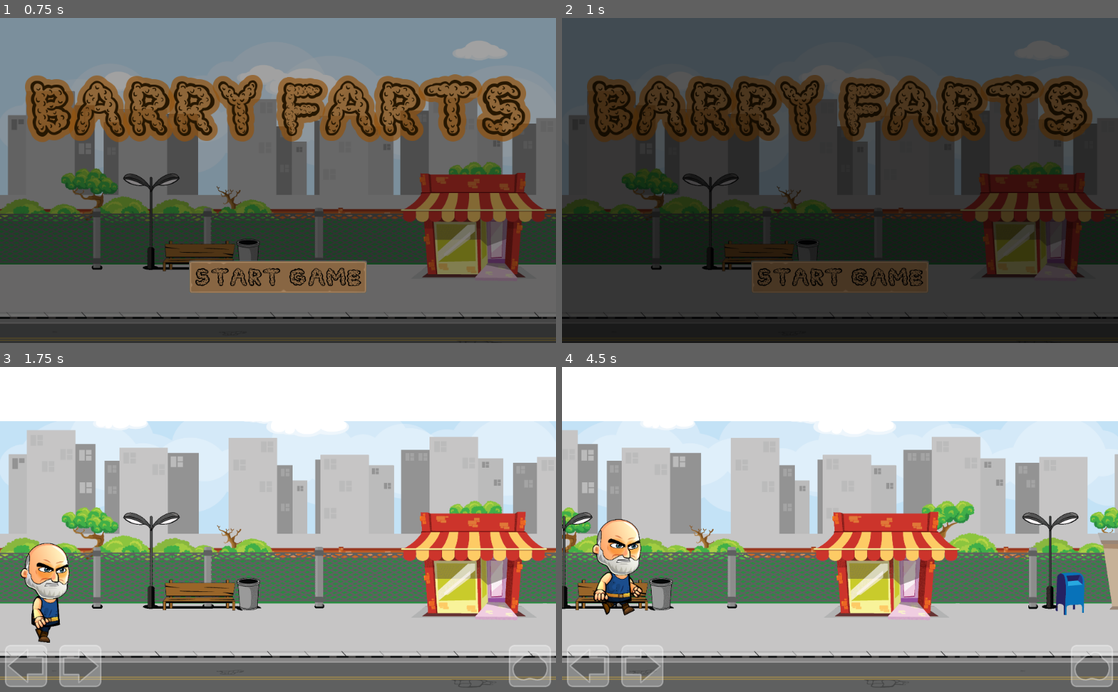
Above: before the commit, frames 1-4 (two rows, left to right).
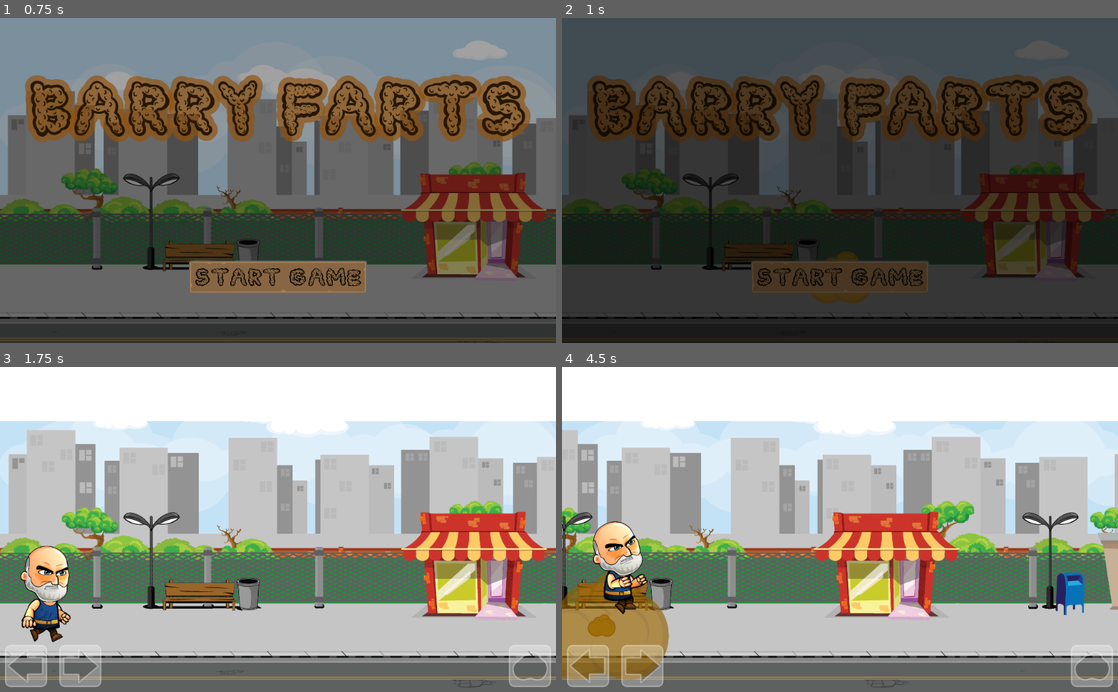
Above: after the commit, the same moments.

Repository: zapscribbles/barry-farts
Game: Godot game, scene res://scenes/MainMenu.tscn
Two runs of this game, one before a commit and one after it. Both use one fixed random seed, a clock stepped at 60 frames per second and the inputs below.
Inputs (mouse positions are in pixels of both pictures, inside the frame that each line leads up to):
- Up to frame 1 (0.75 s): click "Start Game" at 0.5 s
- Up to frame 2 (1 s): no input
- Up to frame 3 (1.75 s): click "Start Game" at 1.25 s
- Up to frame 4 (4.5 s): click (589, 666) at 2 s; click (639, 666) at 2.75 s; click (1090, 666) at 3.5 s; move the mouse to (962, 513) at 4.27 s; hold Right (move_right) from 4.28 s (still down); hold Space (jump) from 4.28 s (still down); click (962, 513) at 4.42 s

Frame 1 is identical in both runs. In frame 2, 0.3% of the frame differs, in the area x 44-56%, y 71-88%; in frame 3, 1.4%; in frame 4, 6.0%, in the area x 0-20%, y 46-97%.
Error before the commit: Invalid call to function 'is_action' in base 'InputEventKey'. Expected 1 arguments.

Commit message:
Sounds and fart effects

Diff:
--- /dev/null
+++ b/Project/farting_animation.tres
@@ -0,0 +1,45 @@
+[gd_resource type="Animation" format=2]
+
+[resource]
+resource_name = "farting"
+length = 1.5
+tracks/0/type = "value"
+tracks/0/path = NodePath("Fart:scale")
+tracks/0/interp = 1
+tracks/0/loop_wrap = true
+tracks/0/imported = false
+tracks/0/enabled = true
+tracks/0/keys = {
+"times": PoolRealArray( 0, 1.5 ),
+"transitions": PoolRealArray( 1, 1 ),
+"update": 0,
+"values": [ Vector2( 0.1, 0.1 ), Vector2( 1, 1 ) ]
+}
+tracks/1/type = "method"
+tracks/1/path = NodePath("Fart")
+tracks/1/interp = 1
+tracks/1/loop_wrap = true
+tracks/1/imported = false
+tracks/1/enabled = true
+tracks/1/keys = {
+"times": PoolRealArray( 1 ),
+"transitions": PoolRealArray( 1 ),
+"values": [ {
+"args": [ "fart_dying", false ],
+"method": "play"
+} ]
+}
+tracks/2/type = "method"
+tracks/2/path = NodePath("Fart")
+tracks/2/interp = 1
+tracks/2/loop_wrap = true
+tracks/2/imported = false
+tracks/2/enabled = false
+tracks/2/keys = {
+"times": PoolRealArray( 1.5 ),
+"transitions": PoolRealArray( 1 ),
+"values": [ {
+"args": [  ],
+"method": "queue_free"
+} ]
+}
--- /dev/null
+++ b/Project/farting_frames.tres
@@ -0,0 +1,23 @@
+[gd_resource type="SpriteFrames" load_steps=9 format=2]
+
+[ext_resource path="res://assets/sprites/player/fart_cloud/fart_cloud.png" type="Texture" id=1]
+[ext_resource path="res://assets/sprites/player/fart_cloud/fart_cloud_dying-6c8e3025-410a-4518-a920-a1769394b7a9.png" type="Texture" id=2]
+[ext_resource path="res://assets/sprites/player/fart_cloud/fart_cloud_dying-9d6eab05-751e-4b52-9774-8daf99e6fee3.png" type="Texture" id=3]
+[ext_resource path="res://assets/sprites/player/fart_cloud/fart_cloud_dying-57e724f2-ec4d-4a18-875c-dbe7bbb7f0ae.png" type="Texture" id=4]
+[ext_resource path="res://assets/sprites/player/fart_cloud/fart_cloud_dying-70de6047-5973-4af0-9222-c10b8ad7486c.png" type="Texture" id=5]
+[ext_resource path="res://assets/sprites/player/fart_cloud/fart_cloud_dying-21950439-d0d0-4ac6-952f-dfcadb7ddd40.png" type="Texture" id=6]
+[ext_resource path="res://assets/sprites/player/fart_cloud/fart_cloud_dying-b8d3dadb-4c27-40e2-b574-d1539ec11d8b.png" type="Texture" id=7]
+[ext_resource path="res://assets/sprites/player/fart_cloud/fart_cloud_dying-dbacdbfe-e9d7-44f1-9284-00c0fb6835ab.png" type="Texture" id=8]
+
+[resource]
+animations = [ {
+"frames": [ ExtResource( 1 ) ],
+"loop": true,
+"name": "farting",
+"speed": 5.0
+}, {
+"frames": [ ExtResource( 6 ), ExtResource( 2 ), ExtResource( 7 ), ExtResource( 5 ), ExtResource( 4 ), ExtResource( 3 ), ExtResource( 8 ) ],
+"loop": false,
+"name": "fart_dying",
+"speed": 14.0
+} ]
--- /dev/null
+++ b/Project/scenes/Fart.tscn
@@ -0,0 +1,34 @@
+[gd_scene load_steps=10 format=2]
+
+[ext_resource path="res://assets/sprites/player/fart_cloud/fart_cloud.png" type="Texture" id=1]
+[ext_resource path="res://assets/sprites/player/fart_cloud/fart_cloud_dying-6c8e3025-410a-4518-a920-a1769394b7a9.png" type="Texture" id=2]
+[ext_resource path="res://assets/sprites/player/fart_cloud/fart_cloud_dying-9d6eab05-751e-4b52-9774-8daf99e6fee3.png" type="Texture" id=3]
+[ext_resource path="res://assets/sprites/player/fart_cloud/fart_cloud_dying-57e724f2-ec4d-4a18-875c-dbe7bbb7f0ae.png" type="Texture" id=4]
+[ext_resource path="res://assets/sprites/player/fart_cloud/fart_cloud_dying-70de6047-5973-4af0-9222-c10b8ad7486c.png" type="Texture" id=5]
+[ext_resource path="res://assets/sprites/player/fart_cloud/fart_cloud_dying-b8d3dadb-4c27-40e2-b574-d1539ec11d8b.png" type="Texture" id=7]
+[ext_resource path="res://assets/sprites/player/fart_cloud/fart_cloud_dying-dbacdbfe-e9d7-44f1-9284-00c0fb6835ab.png" type="Texture" id=8]
+[ext_resource path="res://scripts/Fart.gd" type="Script" id=9]
+
+[sub_resource type="SpriteFrames" id=8]
+animations = [ {
+"frames": [ ExtResource( 1 ) ],
+"loop": true,
+"name": "farting",
+"speed": 5.0
+}, {
+"frames": [ ExtResource( 2 ), ExtResource( 7 ), ExtResource( 5 ), ExtResource( 4 ), ExtResource( 3 ), ExtResource( 8 ) ],
+"loop": false,
+"name": "fart_dying",
+"speed": 14.0
+} ]
+
+[node name="Fart" type="AnimatedSprite"]
+modulate = Color( 1, 1, 1, 0.635294 )
+show_behind_parent = true
+scale = Vector2( 1e-05, 1e-05 )
+frames = SubResource( 8 )
+animation = "farting"
+playing = true
+script = ExtResource( 9 )
+
+[connection signal="animation_finished" from="." to="." method="_on_Fart_animation_finished"]
--- /dev/null
+++ b/Project/scenes/FartSounds.tscn
@@ -0,0 +1,44 @@
+[gd_scene load_steps=11 format=2]
+
+[ext_resource path="res://assets/audio/fart7.wav" type="AudioStream" id=1]
+[ext_resource path="res://assets/audio/fart2.wav" type="AudioStream" id=2]
+[ext_resource path="res://assets/audio/fart3.wav" type="AudioStream" id=3]
+[ext_resource path="res://assets/audio/fart4.wav" type="AudioStream" id=4]
+[ext_resource path="res://assets/audio/fart1.wav" type="AudioStream" id=5]
+[ext_resource path="res://assets/audio/fart5.wav" type="AudioStream" id=6]
+[ext_resource path="res://assets/audio/fart9.wav" type="AudioStream" id=7]
+[ext_resource path="res://assets/audio/fart10.wav" type="AudioStream" id=8]
+[ext_resource path="res://assets/audio/fart8.wav" type="AudioStream" id=9]
+[ext_resource path="res://assets/audio/fart6.wav" type="AudioStream" id=10]
+
+[node name="FartSounds" type="Node"]
+
+[node name="Fart1" type="AudioStreamPlayer" parent="."]
+stream = ExtResource( 5 )
+
+[node name="Fart2" type="AudioStreamPlayer" parent="."]
+stream = ExtResource( 2 )
+
+[node name="Fart3" type="AudioStreamPlayer" parent="."]
+stream = ExtResource( 3 )
+
+[node name="Fart4" type="AudioStreamPlayer" parent="."]
+stream = ExtResource( 4 )
+
+[node name="Fart5" type="AudioStreamPlayer" parent="."]
+stream = ExtResource( 6 )
+
+[node name="Fart6" type="AudioStreamPlayer" parent="."]
+stream = ExtResource( 10 )
+
+[node name="Fart7" type="AudioStreamPlayer" parent="."]
+stream = ExtResource( 1 )
+
+[node name="Fart8" type="AudioStreamPlayer" parent="."]
+stream = ExtResource( 9 )
+
+[node name="Fart9" type="AudioStreamPlayer" parent="."]
+stream = ExtResource( 7 )
+
+[node name="Fart10" type="AudioStreamPlayer" parent="."]
+stream = ExtResource( 8 )
--- a/Project/scenes/MainMenu.tscn
+++ b/Project/scenes/MainMenu.tscn
@@ -9,6 +9,8 @@
 [ext_resource path="res://scripts/MainMenu.gd" type="Script" id=7]
 [ext_resource path="res://assets/sprites/bg/bg_trees.png" type="Texture" id=8]
 [ext_resource path="res://assets/sprites/bg/bg_road.png" type="Texture" id=9]
+[ext_resource path="res://assets/audio/Danse Macabre - Light Dance.ogg" type="AudioStream" id=10]
+[ext_resource path="res://scenes/FartSounds.tscn" type="PackedScene" id=11]
 
 [sub_resource type="DynamicFont" id=1]
 size = 150
@@ -46,6 +48,8 @@
 [node name="MainMenu" type="Control"]
 anchor_right = 1.0
 anchor_bottom = 1.0
+mouse_filter = 1
+mouse_default_cursor_shape = 3
 script = ExtResource( 7 )
 
 [node name="VSplitContainer" type="VSplitContainer" parent="."]
@@ -170,5 +174,12 @@
 "_editor_description_": ""
 }
 
+[node name="BGMusic" type="AudioStreamPlayer" parent="."]
+stream = ExtResource( 10 )
+volume_db = -11.526
+autoplay = true
+
+[node name="FartSounds" parent="." instance=ExtResource( 11 )]
+
 [connection signal="pressed" from="VSplitContainer/Buttons/GridContainer/ButtonStartGame" to="." method="_on_ButtonStartGame_pressed"]
 [connection signal="animation_finished" from="AnimationPlayer" to="." method="_on_AnimationPlayer_animation_finished"]
--- a/Project/scenes/PlayGame.tscn
+++ b/Project/scenes/PlayGame.tscn
@@ -1,71 +1,36 @@
-[gd_scene load_steps=29 format=2]
+[gd_scene load_steps=38 format=2]
 
 [ext_resource path="res://assets/sprites/bg/bg_clouds.png" type="Texture" id=1]
 [ext_resource path="res://assets/sprites/bg/bg_trees.png" type="Texture" id=2]
 [ext_resource path="res://assets/sprites/bg/bg_cityscape.png" type="Texture" id=3]
 [ext_resource path="res://assets/sprites/bg/bg_buildings.png" type="Texture" id=4]
 [ext_resource path="res://assets/sprites/bg/bg_road.png" type="Texture" id=5]
-[ext_resource path="res://assets/sprites/player/walking-7a99c9b5-7058-4f30-bf29-117f145e2ab4.png" type="Texture" id=6]
-[ext_resource path="res://assets/sprites/player/walking-94e2aa7f-2e2d-4c13-b9d5-29dbefae2a17.png" type="Texture" id=7]
-[ext_resource path="res://assets/sprites/player/walking-326f3e35-017f-485e-b6e1-3f3f24027b51.png" type="Texture" id=8]
-[ext_resource path="res://assets/sprites/player/walking-458af4e6-9376-416f-b96c-9579856055d6.png" type="Texture" id=9]
-[ext_resource path="res://assets/sprites/player/walking-2739282d-1e57-4100-aaa9-674872d98f82.png" type="Texture" id=10]
-[ext_resource path="res://assets/sprites/player/walking-08717539-f06c-4eb9-aa1a-b83a5c8e170c.png" type="Texture" id=11]
-[ext_resource path="res://assets/sprites/player/walking-c5bbc82d-9c1c-4b72-b7d2-c876f5bf7ca8.png" type="Texture" id=12]
-[ext_resource path="res://assets/sprites/player/walking-f39732bd-d68a-491b-a7d6-02cf3de87b4d.png" type="Texture" id=13]
-[ext_resource path="res://assets/sprites/player/walking-300d73d8-c60b-4304-aee7-fe8e60636ad2.png" type="Texture" id=14]
-[ext_resource path="res://assets/sprites/player/walking-2a2a5d5b-0695-43b9-a23c-fc54ea86e5ea.png" type="Texture" id=15]
+[ext_resource path="res://assets/sprites/player/walking/walking-7a99c9b5-7058-4f30-bf29-117f145e2ab4.png" type="Texture" id=6]
+[ext_resource path="res://assets/sprites/player/walking/walking-94e2aa7f-2e2d-4c13-b9d5-29dbefae2a17.png" type="Texture" id=7]
+[ext_resource path="res://assets/sprites/player/walking/walking-326f3e35-017f-485e-b6e1-3f3f24027b51.png" type="Texture" id=8]
+[ext_resource path="res://assets/sprites/player/walking/walking-458af4e6-9376-416f-b96c-9579856055d6.png" type="Texture" id=9]
+[ext_resource path="res://assets/sprites/player/walking/walking-2739282d-1e57-4100-aaa9-674872d98f82.png" type="Texture" id=10]
+[ext_resource path="res://assets/sprites/player/walking/walking-08717539-f06c-4eb9-aa1a-b83a5c8e170c.png" type="Texture" id=11]
+[ext_resource path="res://assets/sprites/player/walking/walking-c5bbc82d-9c1c-4b72-b7d2-c876f5bf7ca8.png" type="Texture" id=12]
+[ext_resource path="res://assets/sprites/player/walking/walking-f39732bd-d68a-491b-a7d6-02cf3de87b4d.png" type="Texture" id=13]
+[ext_resource path="res://assets/sprites/player/walking/walking-300d73d8-c60b-4304-aee7-fe8e60636ad2.png" type="Texture" id=14]
+[ext_resource path="res://assets/sprites/player/walking/walking-2a2a5d5b-0695-43b9-a23c-fc54ea86e5ea.png" type="Texture" id=15]
 [ext_resource path="res://scripts/GameBackground.gd" type="Script" id=16]
 [ext_resource path="res://assets/sprites/ui/left_button.png" type="Texture" id=17]
 [ext_resource path="res://hud_theme.tres" type="Theme" id=18]
 [ext_resource path="res://assets/sprites/ui/fart_button.png" type="Texture" id=19]
 [ext_resource path="res://assets/sprites/ui/right_button.png" type="Texture" id=20]
 [ext_resource path="res://scripts/Player.gd" type="Script" id=21]
-
-[sub_resource type="GDScript" id=2]
-script/source = "extends Node2D
-
-# Called when the node enters the scene tree for the first time.
-func _ready():
-	pass # Replace with function body.
-
-# Handle keyboard input for testing on a computer
-# Could also use this to handle joystick/gamepad input
-func _unhandled_input(event):
-	if event.is_action_pressed(\"jump\"):
-		$Player.start_jump()
-	elif event.is_action_released(\"jump\"):
-		$Player.end_jump()
-	elif event.is_action_pressed(\"move_right\"):
-		$Player.start_move_forward()
-	elif event.is_action_released(\"move_right\"):
-		$Player.end_move_forward()
-	elif event.is_action_pressed(\"move_left\"):
-		$Player.start_move_backward()
-	elif event.is_action_released(\"move_left\"):
-		$Player.end_move_backward()
-	event.is_action()
-
-# Handle touch/click input from onscreen buttons
-func _on_Jump_button_down():
-	$Player.start_jump()
-
-func _on_Jump_button_up():
-	$Player.end_jump()
-
-func _on_MoveForwards_button_down():
-	$Player.start_move_forward()
-
-func _on_MoveForwards_button_up():
-	$Player.end_move_forward()
-
-func _on_MoveBackwards_button_down():
-	$Player.start_move_backward()
-
-func _on_MoveBackwards_button_up():
-	$Player.end_move_backward()
-
-"
+[ext_resource path="res://scripts/PlayGame.gd" type="Script" id=22]
+[ext_resource path="res://assets/sprites/player/farting/farting-7fe1eee1-394d-4215-be24-eb6d978f61b9.png" type="Texture" id=23]
+[ext_resource path="res://assets/sprites/player/farting/farting-52ba9b57-a23b-4d42-93fa-0c95f508502e.png" type="Texture" id=24]
+[ext_resource path="res://assets/sprites/player/farting/farting-96c84307-1473-4c12-b033-0188872208e8.png" type="Texture" id=25]
+[ext_resource path="res://assets/sprites/player/farting/farting-a27015b0-40ec-4a9a-8bd9-ccbd64cc4743.png" type="Texture" id=26]
+[ext_resource path="res://assets/sprites/player/farting/farting-10b0d9a1-116f-49f7-8b9e-a46e7df63974.png" type="Texture" id=27]
+[ext_resource path="res://assets/sprites/player/standing.png" type="Texture" id=28]
+[ext_resource path="res://assets/sprites/player/farting/farting-e26eb688-3778-414e-911a-64b0280b154e.png" type="Texture" id=29]
+[ext_resource path="res://assets/audio/Danse Macabre Trimmed.ogg" type="AudioStream" id=30]
+[ext_resource path="res://scenes/FartSounds.tscn" type="PackedScene" id=31]
 
 [sub_resource type="RectangleShape2D" id=5]
 extents = Vector2( 512, 8 )
@@ -81,17 +46,27 @@
 
 [sub_resource type="SpriteFrames" id=1]
 animations = [ {
+"frames": [ ExtResource( 28 ) ],
+"loop": true,
+"name": "standing",
+"speed": 5.0
+}, {
 "frames": [ ExtResource( 11 ), ExtResource( 7 ), ExtResource( 12 ), ExtResource( 9 ), ExtResource( 6 ), ExtResource( 15 ), ExtResource( 8 ), ExtResource( 14 ), ExtResource( 13 ), ExtResource( 10 ) ],
 "loop": true,
 "name": "walking",
 "speed": 10.0
+}, {
+"frames": [ ExtResource( 25 ), ExtResource( 29 ), ExtResource( 26 ), ExtResource( 23 ), ExtResource( 24 ), ExtResource( 27 ) ],
+"loop": false,
+"name": "farting",
+"speed": 20.0
 } ]
 
 [sub_resource type="RectangleShape2D" id=4]
 extents = Vector2( 46.5, 92 )
 
 [node name="PlayGame" type="Node2D"]
-script = SubResource( 2 )
+script = ExtResource( 22 )
 
 [node name="Background" type="ParallaxBackground" parent="."]
 script = ExtResource( 16 )
@@ -229,16 +204,13 @@
 shape = SubResource( 5 )
 
 [node name="Floor" type="CollisionShape2D" parent="PhysicsBoundaries"]
-visible = false
 shape = SubResource( 3 )
 
 [node name="LeftBoundary" type="CollisionShape2D" parent="PhysicsBoundaries"]
-visible = false
 position = Vector2( -502, -250 )
 shape = SubResource( 6 )
 
 [node name="RightBoundary" type="CollisionShape2D" parent="PhysicsBoundaries"]
-visible = false
 position = Vector2( 502, -250 )
 shape = SubResource( 6 )
 
@@ -247,6 +219,8 @@
 mode = 2
 mass = 0.5
 physics_material_override = SubResource( 7 )
+contacts_reported = 1
+contact_monitor = true
 can_sleep = false
 script = ExtResource( 21 )
 
@@ -254,11 +228,25 @@
 scale = Vector2( 0.730769, 0.730769 )
 frames = SubResource( 1 )
 animation = "walking"
-frame = 9
+frame = 7
 playing = true
 
 [node name="CollisionShape2D" type="CollisionShape2D" parent="Player"]
 shape = SubResource( 4 )
+
+[node name="Bum" type="Position2D" parent="Player"]
+position = Vector2( -10, 59 )
+
+[node name="FartTimer" type="Timer" parent="."]
+wait_time = 0.4
+one_shot = true
+
+[node name="BGMusic" type="AudioStreamPlayer" parent="."]
+stream = ExtResource( 30 )
+volume_db = -16.168
+autoplay = true
+
+[node name="FartSounds" parent="." instance=ExtResource( 31 )]
 
 [connection signal="button_down" from="HUD/BottomHalf/MoveBackwards" to="." method="_on_MoveBackwards_button_down"]
 [connection signal="button_up" from="HUD/BottomHalf/MoveBackwards" to="." method="_on_MoveBackwards_button_up"]
@@ -266,3 +254,6 @@
 [connection signal="button_up" from="HUD/BottomHalf/MoveForwards" to="." method="_on_MoveForwards_button_up"]
 [connection signal="button_down" from="HUD/BottomHalf/Jump" to="." method="_on_Jump_button_down"]
 [connection signal="button_up" from="HUD/BottomHalf/Jump" to="." method="_on_Jump_button_up"]
+[connection signal="body_entered" from="Player" to="Player" method="_on_Player_body_entered"]
+[connection signal="body_shape_entered" from="Player" to="Player" method="_on_Player_body_shape_entered"]
+[connection signal="timeout" from="FartTimer" to="." method="_on_FartTimer_timeout"]
--- /dev/null
+++ b/Project/scripts/Fart.gd
@@ -0,0 +1,27 @@
+extends AnimatedSprite
+
+export var max_scale: float = 0.5
+
+signal current_animation_finished(anim_name)
+var growing = true
+
+# Called when the node enters the scene tree for the first time.
+func _ready():
+	connect("animation_finished", self, "_on_animation_finished")
+	connect("current_animation_finished", self, "_on_current_animation_finished")
+
+func _process(delta):
+	if growing:
+		scale += Vector2(max_scale*delta, max_scale*delta)
+	else:
+		play("fart_dying")
+	if scale >= Vector2(max_scale, max_scale):
+		growing = false
+
+func _on_Fart_animation_finished():
+	emit_signal("current_animation_finished", animation)
+
+func _on_current_animation_finished(anim_name: String):
+#    print("Finished animation: ", anim_name)
+	if anim_name == "fart_dying":
+		queue_free()
--- a/Project/scripts/MainMenu.gd
+++ b/Project/scripts/MainMenu.gd
@@ -1,4 +1,6 @@
 extends Control
+
+var fartScene = preload("res://scenes/Fart.tscn")
 
 # Called when the node enters the scene tree for the first time.
 func _ready():
@@ -7,7 +9,20 @@
 func _on_ButtonStartGame_pressed():
 	$AnimationPlayer.play("fade_out")
 
-
 func _on_AnimationPlayer_animation_finished(anim_name):
 	if anim_name == "fade_out":
 		get_tree().change_scene("res://scenes/PlayGame.tscn")
+
+func fart(pos):
+	var fartNode = fartScene.instance()
+	fartNode.position = pos
+	add_child(fartNode)
+	var totalFartsAvailable = $FartSounds.get_children().size()
+	randomize()
+	var chosenFart = str((randi() % totalFartsAvailable) + 1)
+	print("playing fart "+chosenFart)
+	get_node("FartSounds/Fart"+chosenFart).play()
+
+func _input(event: InputEvent):
+	if event is InputEventMouseButton && event.is_pressed():
+		fart(event.position)
--- /dev/null
+++ b/Project/scripts/PlayGame.gd
@@ -0,0 +1,66 @@
+extends Node2D
+
+var farting = false
+var fartScene = preload("res://scenes/Fart.tscn")
+
+# Called when the node enters the scene tree for the first time.
+func _ready():
+	pass
+
+func fart():
+	var fartNode = fartScene.instance()
+	fartNode.position = $Player.get_bum_pos()
+	add_child(fartNode)
+	$FartTimer.start()
+	var totalFartsAvailable = $FartSounds.get_children().size()
+	randomize()
+	var chosenFart = str((randi() % totalFartsAvailable) + 1)
+	print("playing fart "+chosenFart)
+	get_node("FartSounds/Fart"+chosenFart).play()
+
+func _on_FartTimer_timeout():
+	if farting:
+		fart()
+
+# Handle keyboard input for testing on a computer
+# Could also use this to handle joystick/gamepad input
+func _unhandled_input(event):
+	if event.is_action_pressed("jump"):
+		$Player.jump()
+		farting = true
+		fart()
+	elif event.is_action_released("jump"):
+		$Player.end_jump()
+		farting = false
+		$FartTimer.stop()
+	elif event.is_action_pressed("move_right"):
+		$Player.move_forward()
+	elif event.is_action_released("move_right"):
+		$Player.end_move_forward()
+	elif event.is_action_pressed("move_left"):
+		$Player.move_backward()
+	elif event.is_action_released("move_left"):
+		$Player.end_move_backward()
+
+# Handle touch/click input from onscreen buttons
+func _on_Jump_button_down():
+	$Player.jump()
+	farting = true
+	fart()
+
+func _on_Jump_button_up():
+	$Player.end_jump()
+	farting = false
+	$FartTimer.stop()
+
+func _on_MoveForwards_button_down():
+	$Player.move_forward()
+
+func _on_MoveForwards_button_up():
+	$Player.end_move_forward()
+
+func _on_MoveBackwards_button_down():
+	$Player.move_backward()
+
+func _on_MoveBackwards_button_up():
+	$Player.end_move_backward()
--- a/Project/scripts/Player.gd
+++ b/Project/scripts/Player.gd
@@ -16,26 +16,38 @@
 	if linear_velocity.x < 0:
 		$AnimatedSprite.flip_h = true
 
-#	If moving right, face right (sprite isn't flipped as it faces right by default)
-	if linear_velocity.x > 0:
+#	If moving right or not actively moving, face right (sprite isn't flipped as it faces right by default)
+	if linear_velocity.x >= 0:
 		$AnimatedSprite.flip_h = false
 
-func start_jump():
+func jump():
 	add_central_force(Vector2(0, -800))
+	$AnimatedSprite.play("farting")
+	print(to_global($Bum.position))
 
 func end_jump():
 	applied_force.y = 0
+	$AnimatedSprite.play("standing")
 
-func start_move_forward():
+func move_forward():
 	add_central_force(Vector2(500, 0))
 
 func end_move_forward():
+	end_horizontal_movement()
+
+func move_backward():
+	add_central_force(Vector2(-500, 0))
+
+func end_move_backward():
+	end_horizontal_movement()
+
+func end_horizontal_movement():
 	applied_force.x = 0
 	linear_velocity.x = 0
 
-func start_move_backward():
-	add_central_force(Vector2(-500, 0))
+func _on_Player_body_shape_entered(body_rid, body, body_shape_index, local_shape_index):
+	if body.shape_owner_get_owner(body_shape_index).name == "Floor":
+		$AnimatedSprite.play("walking")
 
-func end_move_backward():
-	applied_force.x = 0
-	linear_velocity.x = 0
+func get_bum_pos():
+	return to_global($Bum.position)
Not shown, removed: Project/assets/audio/Farts, Designed, Fart, Long 01 SND22994.wav.import
Not shown, removed: Project/assets/audio/Farts, Designed, Medium, Long SND23011.wav.import
Not shown, removed: Project/assets/audio/Farts, Designed, Short 01 SND23010.wav.import
Not shown, removed: Project/assets/audio/Farts, Designed, Short 02 SND23009.wav.import
Not shown, removed: Project/assets/audio/Farts, Real, Deep, Close Up, Through Shorts SND23013.wav.import
Not shown, removed: Project/assets/audio/Farts, Real, Geniune SND22993.wav.import
Not shown, added: Project/assets/audio/fart1.wav.import
Not shown, added: Project/assets/audio/fart10.wav.import
Not shown, added: Project/assets/audio/fart2.wav.import
Not shown, added: Project/assets/audio/fart3.wav.import
Not shown, added: Project/assets/audio/fart4.wav.import
Not shown, added: Project/assets/audio/fart5.wav.import
(and 89 more such lines)
